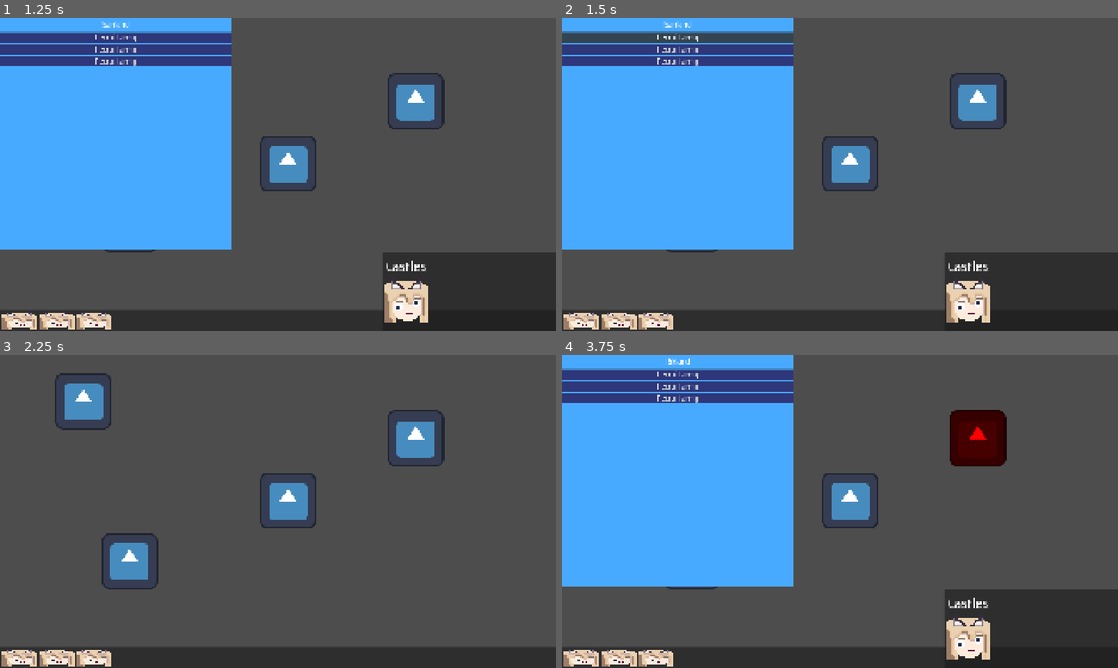
Above: before the commit, frames 1-4 (two rows, left to right).
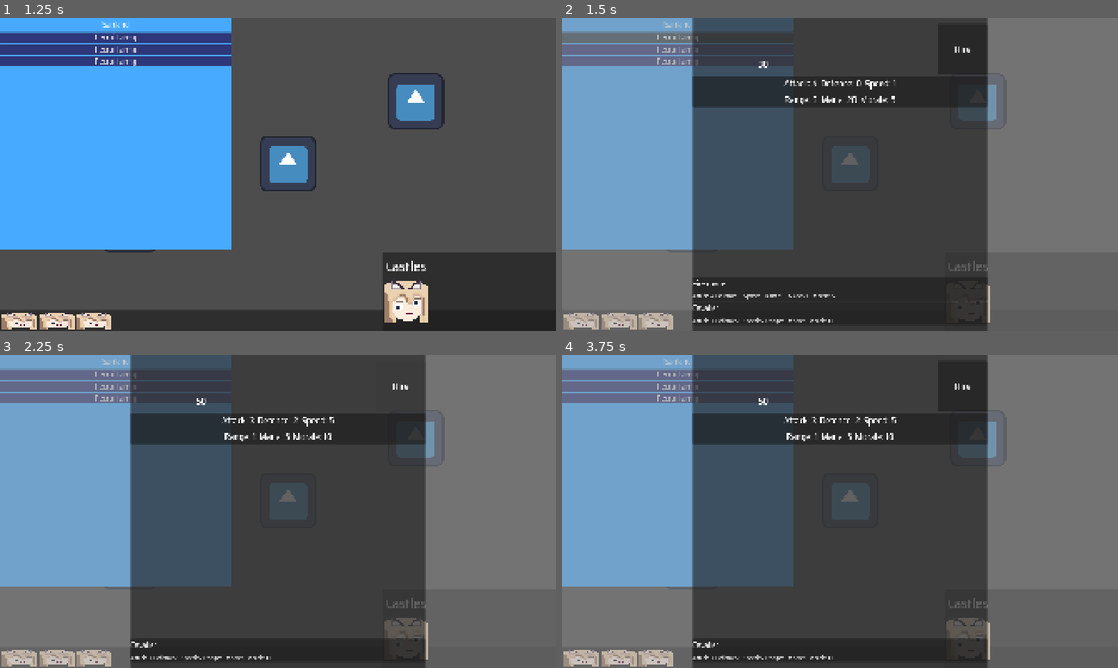
Above: after the commit, the same moments.

Repository: Sandorik00/sangoku
Game: Godot game, scene res://main.tscn
Same seed, same stepped clock (60 frames per second), same inputs: the game is played once before the commit and once after it. The engine's default icon, where the game draws it, is replaced by a stand-in: a white triangle on a blue panel in a dark square.
Inputs (mouse positions are in pixels of both pictures, inside the frame that each line leads up to):
- Up to frame 1 (1.25 s): click (83, 64) at 0.5 s
- Up to frame 2 (1.5 s): click "Recruit army" at 1.25 s
- Up to frame 3 (2.25 s): click (400, 386) at 2 s, where only the run after the commit has a clickable "Hire"
- Up to frame 4 (3.75 s): click (840, 649) at 2.77 s; click (979, 439) at 3.5 s

Frame 1 is identical in both runs. In frame 2, 71% of the frame differs, in the area x 0-100%, y 0-100%; in frame 3, 51%; in frame 4, 69%.

Commit message:
hire armies menu and logic

Diff:
--- a/globals/utils.gd
+++ b/globals/utils.gd
@@ -37,3 +37,33 @@
 
 	func remove_unit(unit: SanGrid.GridEntity):
 		_data.remove_at(_data.find(unit))
+
+class UnitsStateDictionary extends RefCounted:
+	var _data: Dictionary[int, Resource]
+	var _last_index: int = 0
+	var _free_buffer: Array[int] = []
+
+	func _init(__data: Dictionary[int, Resource] = {}) -> void:
+		_data = __data
+		_last_index = __data.keys().size()
+
+	func set_batch(ress: Array[Resource]):
+		for res in ress:
+			self.set_last(res)
+
+	func set_last(res: Resource):
+		var curr_index: int = _last_index
+		if not _free_buffer.is_empty():
+			curr_index = _free_buffer.pop_back()
+		else: _last_index += 1
+
+		_data.set(curr_index, res)
+
+		if res is Army or res is Commander:
+			res.id = curr_index
+
+	func erase_at(index: int):
+		if index == -1: return
+
+		_data.erase(index)
+		_free_buffer.push_back(index)
--- /dev/null
+++ b/globals/world_actions.gd
@@ -0,0 +1,10 @@
+extends Node
+
+signal hiring_army(army: Army)
+
+func _ready():
+	hiring_army.connect(_on_hiring_army)
+
+func _on_hiring_army(army: Army):
+	WorldState.PLAYER_COMMANDERS.set_last(army)
+	print("Hired: " + army.name)
--- /dev/null
+++ b/globals/world_state.gd
@@ -0,0 +1,10 @@
+extends Node
+
+var default_commander: Commander = preload("uid://cvtoav134qx88")
+
+var PLAYER_UNITS: Utils.UnitsStateDictionary = Utils.UnitsStateDictionary.new({})
+var PLAYER_COMMANDERS: Utils.UnitsStateDictionary = Utils.UnitsStateDictionary.new({
+	0: default_commander.duplicate(),
+	1: default_commander.duplicate(),
+})
+var PLAYER_ARMIES: Utils.UnitsStateDictionary = Utils.UnitsStateDictionary.new({})
--- a/overlayTileLogic.gd
+++ b/overlayTileLogic.gd
@@ -8,9 +8,6 @@
 
 func draw_reach_zone(cellList: Array[SanGrid.GridCell], unit_entity: SanGrid.GridEntity):
 	for cell in cellList:
-		print("enemies: " + str(unit_entity.enemies))
-		print("team: " + str(cell.entity.team))
-		print("check: " + str((unit_entity.enemies & cell.entity.team) != 0))
 		if cell.entity.type == SanGrid.GridEntityType.UNIT and (unit_entity.enemies & cell.entity.team) != 0:
 			set_cell(cell.xy, 0, Vector2(3, 1))
 
--- a/project.godot
+++ b/project.godot
@@ -24,6 +24,8 @@
 Types="*uid://cs2mmlfqq342k"
 CombatData="*uid://bcnn7txoxcjr2"
 FactionsState="*uid://vd7msjolcg4f"
+WorldActions="*uid://b86t0rhq6psg3"
+WorldState="*uid://c36pu2v0nh51f"
 
 [display]
 
--- /dev/null
+++ b/scenes/ui/army_panel.gd
@@ -0,0 +1,21 @@
+extends Button
+class_name ArmyPanel
+
+@export var army_name: Label
+
+@export var attack_l: Label
+@export var defence_l: Label
+@export var speed_l: Label
+@export var attack_range_l: Label
+@export var mana_l: Label
+@export var morale_l: Label
+
+func set_stats(army: Army):
+	army_name.text = army.name
+
+	attack_l.text = str(army.attack)
+	defence_l.text = str(army.defence)
+	speed_l.text = str(army.speed)
+	attack_range_l.text = str(army.attack_range)
+	mana_l.text = str(army.mana)
+	morale_l.text = str(army.morale)
--- /dev/null
+++ b/scenes/ui/army_panel.tscn
@@ -0,0 +1,116 @@
+[gd_scene format=3 uid="uid://b0i0c0b7t0khl"]
+
+[ext_resource type="Script" uid="uid://c8p5du8u5m0gt" path="res://scenes/ui/army_panel.gd" id="1_x0xim"]
+
+[sub_resource type="LabelSettings" id="LabelSettings_neqos"]
+font_size = 28
+
+[sub_resource type="LabelSettings" id="LabelSettings_erugy"]
+font_size = 20
+
+[node name="ArmyPanel" type="Button" unique_id=1331081905 node_paths=PackedStringArray("army_name", "attack_l", "defence_l", "speed_l", "attack_range_l", "mana_l", "morale_l")]
+custom_minimum_size = Vector2(0, 81)
+mouse_default_cursor_shape = 2
+script = ExtResource("1_x0xim")
+army_name = NodePath("VBoxContainer/Army name")
+attack_l = NodePath("VBoxContainer/HBoxContainer/HBoxContainer/AttackN")
+defence_l = NodePath("VBoxContainer/HBoxContainer/HBoxContainer2/DefenceN")
+speed_l = NodePath("VBoxContainer/HBoxContainer/HBoxContainer3/SpeedN")
+attack_range_l = NodePath("VBoxContainer/HBoxContainer/HBoxContainer4/RangeN")
+mana_l = NodePath("VBoxContainer/HBoxContainer/HBoxContainer5/ManaN")
+morale_l = NodePath("VBoxContainer/HBoxContainer/HBoxContainer6/MoraleN")
+
+[node name="VBoxContainer" type="VBoxContainer" parent="." unique_id=1104115729]
+layout_mode = 1
+anchors_preset = 15
+anchor_right = 1.0
+anchor_bottom = 1.0
+grow_horizontal = 2
+grow_vertical = 2
+
+[node name="Army name" type="Label" parent="VBoxContainer" unique_id=1241471751]
+layout_mode = 2
+text = "Army name"
+label_settings = SubResource("LabelSettings_neqos")
+
+[node name="HBoxContainer" type="HBoxContainer" parent="VBoxContainer" unique_id=78770954]
+layout_mode = 2
+theme_override_constants/separation = 8
+
+[node name="HBoxContainer" type="HBoxContainer" parent="VBoxContainer/HBoxContainer" unique_id=910777197]
+layout_mode = 2
+
+[node name="Attack" type="Label" parent="VBoxContainer/HBoxContainer/HBoxContainer" unique_id=618459098]
+layout_mode = 2
+text = "Attack:"
+label_settings = SubResource("LabelSettings_erugy")
+
+[node name="AttackN" type="Label" parent="VBoxContainer/HBoxContainer/HBoxContainer" unique_id=72933660]
+layout_mode = 2
+text = "99"
+label_settings = SubResource("LabelSettings_erugy")
+
+[node name="HBoxContainer2" type="HBoxContainer" parent="VBoxContainer/HBoxContainer" unique_id=977702853]
+layout_mode = 2
+
+[node name="Defence" type="Label" parent="VBoxContainer/HBoxContainer/HBoxContainer2" unique_id=1023406390]
+layout_mode = 2
+text = "Defence:"
+label_settings = SubResource("LabelSettings_erugy")
+
+[node name="DefenceN" type="Label" parent="VBoxContainer/HBoxContainer/HBoxContainer2" unique_id=1349085632]
+layout_mode = 2
+text = "99"
+label_settings = SubResource("LabelSettings_erugy")
+
+[node name="HBoxContainer3" type="HBoxContainer" parent="VBoxContainer/HBoxContainer" unique_id=1260810615]
+layout_mode = 2
+
+[node name="Speed" type="Label" parent="VBoxContainer/HBoxContainer/HBoxContainer3" unique_id=1186416519]
+layout_mode = 2
+text = "Speed:"
+label_settings = SubResource("LabelSettings_erugy")
+
+[node name="SpeedN" type="Label" parent="VBoxContainer/HBoxContainer/HBoxContainer3" unique_id=565926592]
+layout_mode = 2
+text = "99"
+label_settings = SubResource("LabelSettings_erugy")
+
+[node name="HBoxContainer4" type="HBoxContainer" parent="VBoxContainer/HBoxContainer" unique_id=1989827864]
+layout_mode = 2
+
+[node name="Range" type="Label" parent="VBoxContainer/HBoxContainer/HBoxContainer4" unique_id=1239814886]
+layout_mode = 2
+text = "Range:"
+label_settings = SubResource("LabelSettings_erugy")
+
+[node name="RangeN" type="Label" parent="VBoxContainer/HBoxContainer/HBoxContainer4" unique_id=1955998799]
+layout_mode = 2
+text = "99"
+label_settings = SubResource("LabelSettings_erugy")
+
+[node name="HBoxContainer5" type="HBoxContainer" parent="VBoxContainer/HBoxContainer" unique_id=177893354]
+layout_mode = 2
+
+[node name="Mana" type="Label" parent="VBoxContainer/HBoxContainer/HBoxContainer5" unique_id=359308919]
+layout_mode = 2
+text = "Mana:"
+label_settings = SubResource("LabelSettings_erugy")
+
+[node name="ManaN" type="Label" parent="VBoxContainer/HBoxContainer/HBoxContainer5" unique_id=52261415]
+layout_mode = 2
+text = "99"
+label_settings = SubResource("LabelSettings_erugy")
+
+[node name="HBoxContainer6" type="HBoxContainer" parent="VBoxContainer/HBoxContainer" unique_id=908431149]
+layout_mode = 2
+
+[node name="Morale" type="Label" parent="VBoxContainer/HBoxContainer/HBoxContainer6" unique_id=641808357]
+layout_mode = 2
+text = "Morale:"
+label_settings = SubResource("LabelSettings_erugy")
+
+[node name="MoraleN" type="Label" parent="VBoxContainer/HBoxContainer/HBoxContainer6" unique_id=1928289429]
+layout_mode = 2
+text = "99"
+label_settings = SubResource("LabelSettings_erugy")
--- /dev/null
+++ b/scenes/ui/hire_menu.gd
@@ -0,0 +1,87 @@
+extends Control
+class_name HireMenu
+
+@export var unit_panel_ps: PackedScene
+@export var unit_list_ui: VBoxContainer
+
+@export var hire_btn: Button
+
+@export_category("Short info")
+@export var portrait_tr: TextureRect
+@export var class_l: Label
+@export var grade_l: Label
+@export var troops_l: Label
+
+@export_category("Stats")
+@export var attack_l: Label
+@export var defence_l: Label
+@export var speed_l: Label
+@export var attack_range_l: Label
+@export var mana_l: Label
+@export var morale_l: Label
+
+var armies: Dictionary[int, Army] = {}
+var selected_army: Army
+var selected_army_index: int = -1
+
+var army_panels: Dictionary[int, ArmyPanel] = {}
+
+func _ready():
+	hire_btn.pressed.connect(_on_hire_btn_pressed)
+
+func add_armies(armies_a: Array[Army]):
+	for i in armies_a.size():
+		armies.set(i, armies_a.get(i))
+
+	selected_army = armies.get(0)
+	selected_army_index = 0
+	if selected_army:
+		_refresh_ui()
+
+	for i in armies.keys().size():
+		var army = armies.get(i)
+		var army_panel: ArmyPanel = unit_panel_ps.instantiate()
+
+		army_panel.set_stats(army)
+		army_panel.pressed.connect(_on_army_pressed.bind(army, i))
+		army_panels.set(i, army_panel)
+		unit_list_ui.add_child(army_panel)
+
+func _on_army_pressed(army: Army, index: int):
+	selected_army = army
+	selected_army_index = index
+	_refresh_ui()
+
+func _refresh_ui():
+	portrait_tr.texture = selected_army.portrait
+	class_l.text = selected_army.clazz
+	grade_l.text = selected_army.grade
+	troops_l.text = str(selected_army.number_of_troops)
+
+	attack_l.text = str(selected_army.attack)
+	defence_l.text = str(selected_army.defence)
+	speed_l.text = str(selected_army.speed)
+	attack_range_l.text = str(selected_army.attack_range)
+	mana_l.text = str(selected_army.mana)
+	morale_l.text = str(selected_army.morale)
+
+func _on_hire_btn_pressed():
+	WorldActions.hiring_army.emit(selected_army)
+
+	var curr_panel: ArmyPanel = army_panels.get(selected_army_index)
+	army_panels.erase(selected_army_index)
+	curr_panel.queue_free()
+
+	armies.erase(selected_army_index)
+
+	if armies.keys().is_empty():
+		selected_army_index = -1
+		selected_army = null
+	else:
+		selected_army_index = armies.keys().get(0)
+		selected_army = armies.get(selected_army_index)
+
+	if selected_army:
+		_refresh_ui()
+	else:
+		UIState.current_region_action = Types.REGION_ACTION_TYPE.NONE
--- /dev/null
+++ b/scenes/ui/hire_menu.tscn
@@ -0,0 +1,226 @@
+[gd_scene format=3 uid="uid://cb3h7neln0lga"]
+
+[ext_resource type="Texture2D" uid="uid://bu1j2r55x14hn" path="res://SanCheeseSources/SanCheese.png" id="1_5qbh0"]
+[ext_resource type="Script" uid="uid://cfdoaobycic00" path="res://scenes/ui/hire_menu.gd" id="1_neqos"]
+[ext_resource type="PackedScene" uid="uid://b0i0c0b7t0khl" path="res://scenes/ui/army_panel.tscn" id="2_erugy"]
+
+[sub_resource type="StyleBoxFlat" id="StyleBoxFlat_u5oag"]
+bg_color = Color(0.6, 0.6, 0.6, 0.49803922)
+
+[sub_resource type="LabelSettings" id="LabelSettings_5qbh0"]
+font_size = 32
+
+[node name="HireMenu" type="Control" unique_id=1101857578 node_paths=PackedStringArray("unit_list_ui", "hire_btn", "portrait_tr", "class_l", "grade_l", "troops_l", "attack_l", "defence_l", "speed_l", "attack_range_l", "mana_l", "morale_l")]
+layout_mode = 3
+anchors_preset = 15
+anchor_right = 1.0
+anchor_bottom = 1.0
+grow_horizontal = 2
+grow_vertical = 2
+mouse_filter = 1
+script = ExtResource("1_neqos")
+unit_panel_ps = ExtResource("2_erugy")
+unit_list_ui = NodePath("PanelContainer/PanelContainer/MarginContainer/VBoxContainer/UnitList")
+hire_btn = NodePath("PanelContainer/PanelContainer/MarginContainer/VBoxContainer/ShortInfo/MarginContainer3/HireBtn")
+portrait_tr = NodePath("PanelContainer/PanelContainer/MarginContainer/VBoxContainer/ShortInfo/MarginContainer/TextureRect")
+class_l = NodePath("PanelContainer/PanelContainer/MarginContainer/VBoxContainer/ShortInfo/MarginContainer2/VBoxContainer/Class")
+grade_l = NodePath("PanelContainer/PanelContainer/MarginContainer/VBoxContainer/ShortInfo/MarginContainer2/VBoxContainer/Grade")
+troops_l = NodePath("PanelContainer/PanelContainer/MarginContainer/VBoxContainer/ShortInfo/MarginContainer2/VBoxContainer/Troops")
+attack_l = NodePath("PanelContainer/PanelContainer/MarginContainer/VBoxContainer/Stats/VBoxContainer/HBoxContainer/HBoxContainer/AttackN")
+defence_l = NodePath("PanelContainer/PanelContainer/MarginContainer/VBoxContainer/Stats/VBoxContainer/HBoxContainer/HBoxContainer2/DefenceN")
+speed_l = NodePath("PanelContainer/PanelContainer/MarginContainer/VBoxContainer/Stats/VBoxContainer/HBoxContainer/HBoxContainer3/SpeedN")
+attack_range_l = NodePath("PanelContainer/PanelContainer/MarginContainer/VBoxContainer/Stats/VBoxContainer/HBoxContainer2/HBoxContainer/RangeN")
+mana_l = NodePath("PanelContainer/PanelContainer/MarginContainer/VBoxContainer/Stats/VBoxContainer/HBoxContainer2/HBoxContainer2/ManaN")
+morale_l = NodePath("PanelContainer/PanelContainer/MarginContainer/VBoxContainer/Stats/VBoxContainer/HBoxContainer2/HBoxContainer3/MoraleN")
+
+[node name="PanelContainer" type="PanelContainer" parent="." unique_id=1583557732]
+layout_mode = 1
+anchors_preset = 15
+anchor_right = 1.0
+anchor_bottom = 1.0
+grow_horizontal = 2
+grow_vertical = 2
+mouse_filter = 1
+theme_override_styles/panel = SubResource("StyleBoxFlat_u5oag")
+
+[node name="PanelContainer" type="PanelContainer" parent="PanelContainer" unique_id=1494366811]
+custom_minimum_size = Vector2(1018, 1080)
+layout_mode = 2
+size_flags_horizontal = 4
+
+[node name="MarginContainer" type="MarginContainer" parent="PanelContainer/PanelContainer" unique_id=1228418539]
+layout_mode = 2
+theme_override_constants/margin_top = 20
+theme_override_constants/margin_bottom = 20
+
+[node name="VBoxContainer" type="VBoxContainer" parent="PanelContainer/PanelContainer/MarginContainer" unique_id=773452167]
+layout_mode = 2
+
+[node name="ShortInfo" type="HBoxContainer" parent="PanelContainer/PanelContainer/MarginContainer/VBoxContainer" unique_id=893450895]
+custom_minimum_size = Vector2(0, 176)
+layout_mode = 2
+
+[node name="MarginContainer" type="MarginContainer" parent="PanelContainer/PanelContainer/MarginContainer/VBoxContainer/ShortInfo" unique_id=110353660]
+custom_minimum_size = Vector2(0, 171)
+layout_mode = 2
+theme_override_constants/margin_left = 10
+theme_override_constants/margin_top = 10
+theme_override_constants/margin_right = 10
+theme_override_constants/margin_bottom = 10
+
+[node name="TextureRect" type="TextureRect" parent="PanelContainer/PanelContainer/MarginContainer/VBoxContainer/ShortInfo/MarginContainer" unique_id=122070633]
+custom_minimum_size = Vector2(193, 0)
+layout_mode = 2
+texture = ExtResource("1_5qbh0")
+expand_mode = 1
+
+[node name="MarginContainer2" type="MarginContainer" parent="PanelContainer/PanelContainer/MarginContainer/VBoxContainer/ShortInfo" unique_id=1752358540]
+custom_minimum_size = Vector2(201, 0)
+layout_mode = 2
+theme_override_constants/margin_left = 10
+theme_override_constants/margin_top = 10
+theme_override_constants/margin_right = 10
+theme_override_constants/margin_bottom = 10
+
+[node name="VBoxContainer" type="VBoxContainer" parent="PanelContainer/PanelContainer/MarginContainer/VBoxContainer/ShortInfo/MarginContainer2" unique_id=806825978]
+layout_mode = 2
+theme_override_constants/separation = 0
+
+[node name="Class" type="Label" parent="PanelContainer/PanelContainer/MarginContainer/VBoxContainer/ShortInfo/MarginContainer2/VBoxContainer" unique_id=1416327807]
+layout_mode = 2
+text = "Class: class"
+label_settings = SubResource("LabelSettings_5qbh0")
+
+[node name="Grade" type="Label" parent="PanelContainer/PanelContainer/MarginContainer/VBoxContainer/ShortInfo/MarginContainer2/VBoxContainer" unique_id=873620353]
+layout_mode = 2
+text = "Grade: 1"
+label_settings = SubResource("LabelSettings_5qbh0")
+
+[node name="Troops" type="Label" parent="PanelContainer/PanelContainer/MarginContainer/VBoxContainer/ShortInfo/MarginContainer2/VBoxContainer" unique_id=858866361]
+layout_mode = 2
+text = "Troops: 100"
+label_settings = SubResource("LabelSettings_5qbh0")
+
+[node name="Control" type="Control" parent="PanelContainer/PanelContainer/MarginContainer/VBoxContainer/ShortInfo" unique_id=1328494567]
+layout_mode = 2
+size_flags_horizontal = 3
+
+[node name="MarginContainer3" type="MarginContainer" parent="PanelContainer/PanelContainer/MarginContainer/VBoxContainer/ShortInfo" unique_id=1386894992]
+custom_minimum_size = Vector2(171, 0)
+layout_mode = 2
+
+[node name="HireBtn" type="Button" parent="PanelContainer/PanelContainer/MarginContainer/VBoxContainer/ShortInfo/MarginContainer3" unique_id=1933890316]
+layout_mode = 2
+mouse_default_cursor_shape = 2
+theme_override_font_sizes/font_size = 34
+text = "Hire"
+
+[node name="Stats" type="PanelContainer" parent="PanelContainer/PanelContainer/MarginContainer/VBoxContainer" unique_id=523060175]
+layout_mode = 2
+
+[node name="VBoxContainer" type="VBoxContainer" parent="PanelContainer/PanelContainer/MarginContainer/VBoxContainer/Stats" unique_id=1185125979]
+layout_mode = 2
+
+[node name="HBoxContainer" type="HBoxContainer" parent="PanelContainer/PanelContainer/MarginContainer/VBoxContainer/Stats/VBoxContainer" unique_id=550024945]
+layout_mode = 2
+theme_override_constants/separation = 12
+alignment = 1
+
+[node name="HBoxContainer" type="HBoxContainer" parent="PanelContainer/PanelContainer/MarginContainer/VBoxContainer/Stats/VBoxContainer/HBoxContainer" unique_id=2093888712]
+layout_mode = 2
+theme_override_constants/separation = 8
+
+[node name="Label" type="Label" parent="PanelContainer/PanelContainer/MarginContainer/VBoxContainer/Stats/VBoxContainer/HBoxContainer/HBoxContainer" unique_id=512698235]
+layout_mode = 2
+text = "Attack:"
+label_settings = SubResource("LabelSettings_5qbh0")
+
+[node name="AttackN" type="Label" parent="PanelContainer/PanelContainer/MarginContainer/VBoxContainer/Stats/VBoxContainer/HBoxContainer/HBoxContainer" unique_id=804930783]
+layout_mode = 2
+text = "99"
+label_settings = SubResource("LabelSettings_5qbh0")
+
+[node name="HBoxContainer2" type="HBoxContainer" parent="PanelContainer/PanelContainer/MarginContainer/VBoxContainer/Stats/VBoxContainer/HBoxContainer" unique_id=562282239]
+layout_mode = 2
+theme_override_constants/separation = 8
+
+[node name="Label" type="Label" parent="PanelContainer/PanelContainer/MarginContainer/VBoxContainer/Stats/VBoxContainer/HBoxContainer/HBoxContainer2" unique_id=2037874842]
+layout_mode = 2
+text = "Defence:"
+label_settings = SubResource("LabelSettings_5qbh0")
+
+[node name="DefenceN" type="Label" parent="PanelContainer/PanelContainer/MarginContainer/VBoxContainer/Stats/VBoxContainer/HBoxContainer/HBoxContainer2" unique_id=1020608625]
+layout_mode = 2
+text = "99"
+label_settings = SubResource("LabelSettings_5qbh0")
+
+[node name="HBoxContainer3" type="HBoxContainer" parent="PanelContainer/PanelContainer/MarginContainer/VBoxContainer/Stats/VBoxContainer/HBoxContainer" unique_id=26269513]
+layout_mode = 2
+theme_override_constants/separation = 8
+
+[node name="Label" type="Label" parent="PanelContainer/PanelContainer/MarginContainer/VBoxContainer/Stats/VBoxContainer/HBoxContainer/HBoxContainer3" unique_id=1494022726]
+layout_mode = 2
+text = "Speed:"
+label_settings = SubResource("LabelSettings_5qbh0")
+
+[node name="SpeedN" type="Label" parent="PanelContainer/PanelContainer/MarginContainer/VBoxContainer/Stats/VBoxContainer/HBoxContainer/HBoxContainer3" unique_id=547865382]
+layout_mode = 2
+text = "99"
+label_settings = SubResource("LabelSettings_5qbh0")
+
+[node name="HBoxContainer2" type="HBoxContainer" parent="PanelContainer/PanelContainer/MarginContainer/VBoxContainer/Stats/VBoxContainer" unique_id=1154334517]
+layout_mode = 2
+theme_override_constants/separation = 12
+alignment = 1
+
+[node name="HBoxContainer" type="HBoxContainer" parent="PanelContainer/PanelContainer/MarginContainer/VBoxContainer/Stats/VBoxContainer/HBoxContainer2" unique_id=1188463547]
+layout_mode = 2
+theme_override_constants/separation = 8
+
+[node name="Label" type="Label" parent="PanelContainer/PanelContainer/MarginContainer/VBoxContainer/Stats/VBoxContainer/HBoxContainer2/HBoxContainer" unique_id=429766628]
+layout_mode = 2
+text = "Range:"
+label_settings = SubResource("LabelSettings_5qbh0")
+
+[node name="RangeN" type="Label" parent="PanelContainer/PanelContainer/MarginContainer/VBoxContainer/Stats/VBoxContainer/HBoxContainer2/HBoxContainer" unique_id=2105781622]
+layout_mode = 2
+text = "99"
+label_settings = SubResource("LabelSettings_5qbh0")
+
+[node name="HBoxContainer2" type="HBoxContainer" parent="PanelContainer/PanelContainer/MarginContainer/VBoxContainer/Stats/VBoxContainer/HBoxContainer2" unique_id=1701710881]
+layout_mode = 2
+theme_override_constants/separation = 8
+
+[node name="Label" type="Label" parent="PanelContainer/PanelContainer/MarginContainer/VBoxContainer/Stats/VBoxContainer/HBoxContainer2/HBoxContainer2" unique_id=1514828421]
+layout_mode = 2
+text = "Mana:"
+label_settings = SubResource("LabelSettings_5qbh0")
+
+[node name="ManaN" type="Label" parent="PanelContainer/PanelContainer/MarginContainer/VBoxContainer/Stats/VBoxContainer/HBoxContainer2/HBoxContainer2" unique_id=638819164]
+layout_mode = 2
+text = "99"
+label_settings = SubResource("LabelSettings_5qbh0")
+
+[node name="HBoxContainer3" type="HBoxContainer" parent="PanelContainer/PanelContainer/MarginContainer/VBoxContainer/Stats/VBoxContainer/HBoxContainer2" unique_id=1426630089]
+layout_mode = 2
+theme_override_constants/separation = 8
+
+[node name="Label" type="Label" parent="PanelContainer/PanelContainer/MarginContainer/VBoxContainer/Stats/VBoxContainer/HBoxContainer2/HBoxContainer3" unique_id=923196572]
+layout_mode = 2
+text = "Morale:"
+label_settings = SubResource("LabelSettings_5qbh0")
+
+[node name="MoraleN" type="Label" parent="PanelContainer/PanelContainer/MarginContainer/VBoxContainer/Stats/VBoxContainer/HBoxContainer2/HBoxContainer3" unique_id=1632598874]
+layout_mode = 2
+text = "99"
+label_settings = SubResource("LabelSettings_5qbh0")
+
+[node name="Abilities" type="HBoxContainer" parent="PanelContainer/PanelContainer/MarginContainer/VBoxContainer" unique_id=739538637]
+layout_mode = 2
+
+[node name="Control" type="Control" parent="PanelContainer/PanelContainer/MarginContainer/VBoxContainer" unique_id=685323363]
+layout_mode = 2
+size_flags_vertical = 3
+
+[node name="UnitList" type="VBoxContainer" parent="PanelContainer/PanelContainer/MarginContainer/VBoxContainer" unique_id=1207599978]
+layout_mode = 2
--- a/ui.gd
+++ b/ui.gd
@@ -3,14 +3,16 @@
 @export var actionsBoxPS: PackedScene
 @export var castlesBoxPS: PackedScene
 @export var region_action_ui_ps: PackedScene
+@export var hire_menu_ui_ps: PackedScene
 
 var actionsBox: RegionActionsBox
 var castlesBox: Panel
+var hire_menu_ui: HireMenu
 
 func _ready():
 	UIState.chosen_region_changed.connect(_on_chosen_region_changed)
 
-	# region actions
+	## region actions
 	UIState.region_action_changed.connect(_on_region_action_changed)
 
 func _on_chosen_region_changed(region: Region):
@@ -46,4 +48,17 @@
 	add_child(castlesBox)
 
 func _on_region_action_changed(type: Types.REGION_ACTION_TYPE):
-	print(type)
+	match type:
+		Types.REGION_ACTION_TYPE.NONE:
+			if hire_menu_ui:
+				hire_menu_ui.queue_free()
+				hire_menu_ui = null
+
+		Types.REGION_ACTION_TYPE.HIRE_ARMY:
+			_show_hire_ui()
+
+func _show_hire_ui():
+	hire_menu_ui = hire_menu_ui_ps.instantiate()
+
+	hire_menu_ui.add_armies(UIState.armies_for_hire)
+	add_child(hire_menu_ui)
--- a/units/army.gd
+++ b/units/army.gd
@@ -2,10 +2,12 @@
 class_name Army
 
 @export_group("info")
+@export var id: int = -1
 @export var name: String
 @export var portrait: Texture2D
 @export var sprite: AtlasTexture
 @export var clazz: String
+@export var grade: String
 
 @export_group("stats")
 @export var attack: int
--- a/units/commander.gd
+++ b/units/commander.gd
@@ -2,6 +2,7 @@
 class_name Commander
 
 @export_group("info")
+@export var id: int = -1
 @export var name: String = ""
 @export var portrait: Texture2D
 @export var sprite: AtlasTexture
--- a/world.gd
+++ b/world.gd
@@ -3,4 +3,7 @@
 func _unhandled_input(event: InputEvent) -> void:
 	if event is InputEventMouseButton:
 		if event.button_index == MOUSE_BUTTON_LEFT and event.pressed:
-			UIState.chosen_region = null
+			if UIState.current_region_action == Types.REGION_ACTION_TYPE.NONE:
+				UIState.chosen_region = null
+			else:
+				UIState.current_region_action = Types.REGION_ACTION_TYPE.NONE
--- a/world.tscn
+++ b/world.tscn
@@ -8,6 +8,7 @@
 [ext_resource type="PackedScene" uid="uid://wk683gtlktk5" path="res://regions/castlesBox.tscn" id="4_dwbse"]
 [ext_resource type="PackedScene" uid="uid://61votu5io48k" path="res://regions/region_action.tscn" id="7_gbfbk"]
 [ext_resource type="PackedScene" uid="uid://kbsoh2uvk0qx" path="res://menuPanel.tscn" id="7_pkg7o"]
+[ext_resource type="PackedScene" uid="uid://cb3h7neln0lga" path="res://scenes/ui/hire_menu.tscn" id="8_ioo17"]
 
 [sub_resource type="Resource" id="Resource_036b0"]
 script = ExtResource("3_aqk2v")
@@ -82,6 +83,7 @@
 actionsBoxPS = ExtResource("4_aqk2v")
 castlesBoxPS = ExtResource("4_dwbse")
 region_action_ui_ps = ExtResource("7_gbfbk")
+hire_menu_ui_ps = ExtResource("8_ioo17")
 
 [node name="Panel" parent="UI" unique_id=1993563656 instance=ExtResource("7_pkg7o")]
 layout_mode = 1
Not shown, added: globals/world_actions.gd.uid
Not shown, added: globals/world_state.gd.uid
Not shown, added: scenes/ui/army_panel.gd.uid
Not shown, added: scenes/ui/hire_menu.gd.uid
